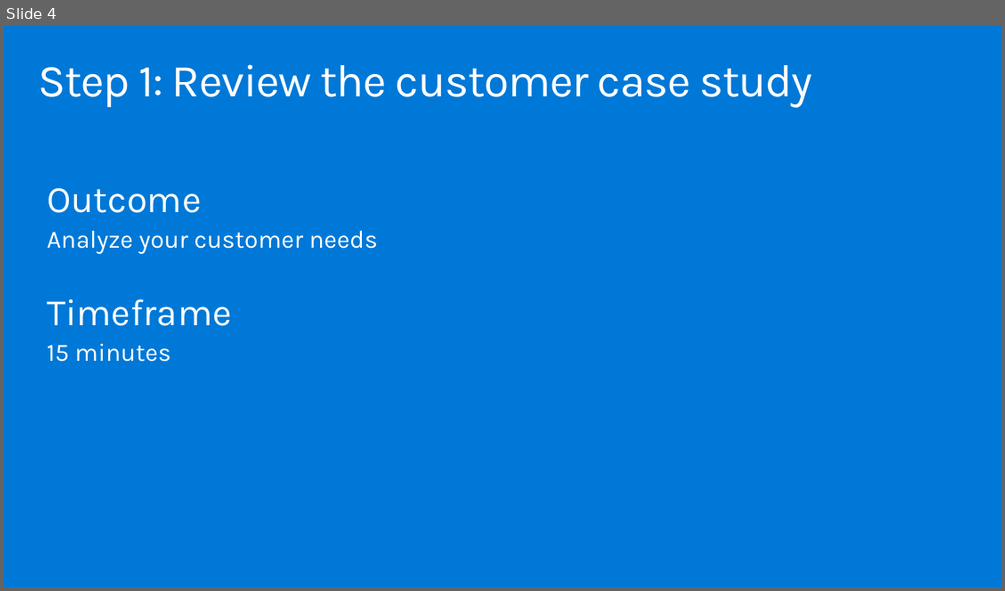
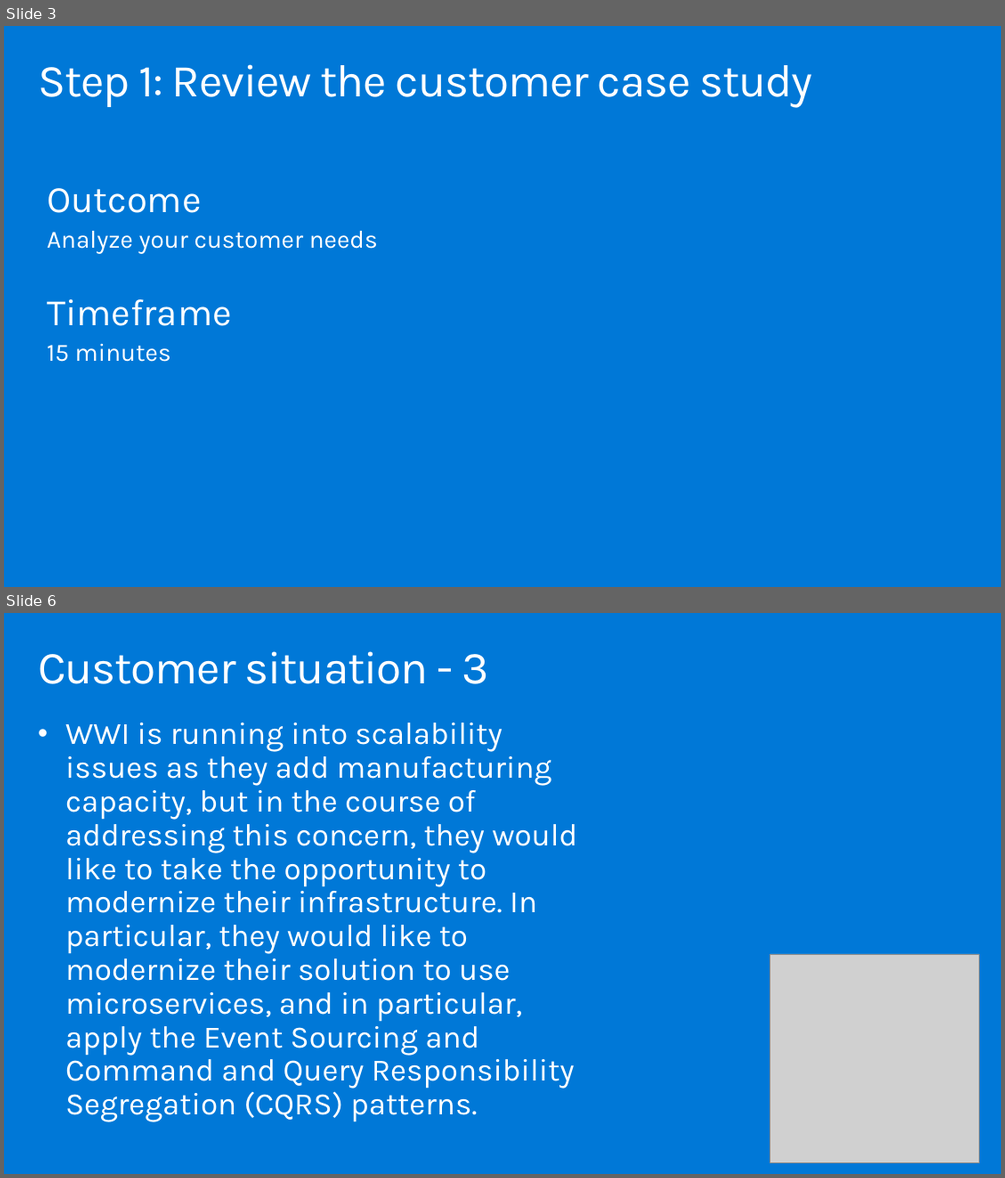
Before and after one commit to solliancenet/MCW-innovate-modernize-apps-with-data-ai, a slide deck: Whiteboard design session/WDS trainer presentation - Innovate and Modernize Apps with Data and AI.pptx. Shown one above the other, each under a label of ours: slide 4 before the commit, slides 3 and 6 after it; the slides between them are not shown. The pictures are 1005x591 and 1005x1178 pixels, drawn with LibreOffice and Linux fonts; fonts in the diff are those of the drawing; grey boxes stand for pictures. Boxes give left, top, right and bottom in pixels: in the first picture for what was removed or moved away, otherwise in the second. Text is boxed around its words. In the diff, an @@ line names an element or a change of style, - is before the commit and + after.

```diff
--- a/Whiteboard design session/WDS trainer presentation - Innovate and Modernize Apps with Data and AI.pptx
+++ b/Whiteboard design session/WDS trainer presentation - Innovate and Modernize Apps with Data and AI.pptx
@@ slide 6 added at box(4, 613, 1001, 1174), background #0078D7 @@
@@ title added at box(38, 651, 489, 684), 44.1 pt, text #FFFFFF @@
+Customer situation - 3
@@ text added at box(65, 722, 577, 1122), 30 pt, text #FFFFFF @@
+• WWI is running into scalability issues as they add manufacturing capacity, but in the course of addressing this concern, they would like to take the opportunity to modernize their infrastructure. In particular, they would like to modernize their solution to use microservices, and in particular, apply the Event Sourcing and Command and Query Responsibility Segregation (CQRS) patterns.
@@ picture added at box(770, 954, 979, 1163) @@
@@ what was slide 4 is now slide 3 @@
```
Also in this commit, not shown: 1 slide changed, 14 other slides added, 19 slides removed, 1 other file.
